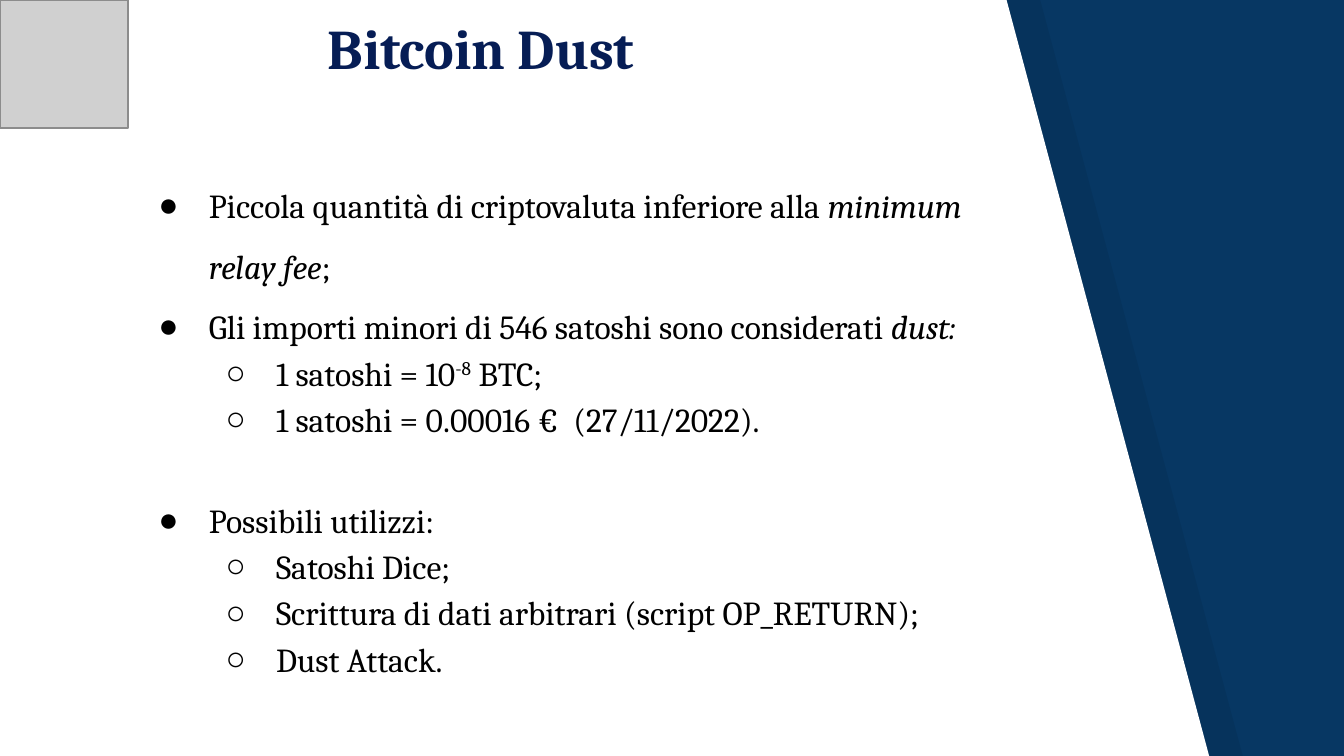
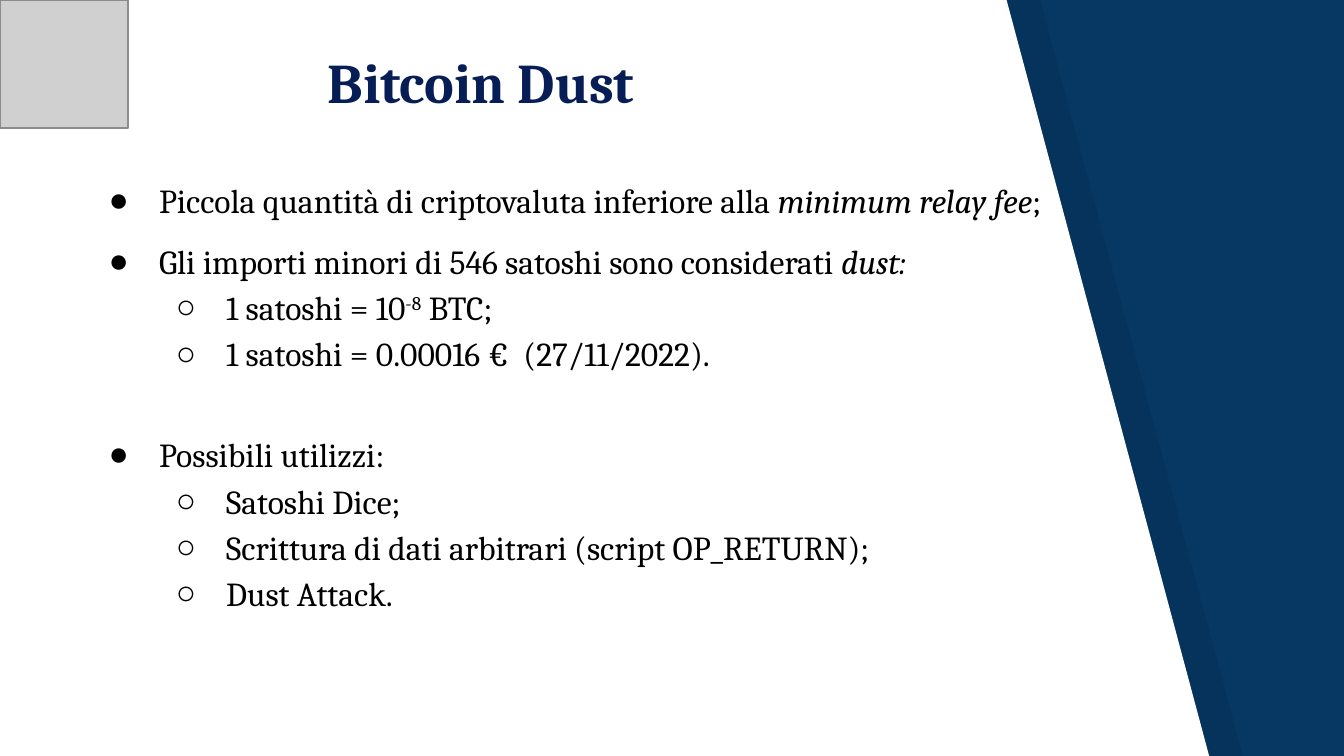
Before and after one commit to JacopoRaffi/Dust_Attack_Analysis, a slide deck: slide 5 of Dust Attack .pptx. Drawn at 1344x756 pixels with LibreOffice and Linux fonts; fonts in the diff are those of the drawing; grey boxes stand for pictures. Boxes give left, top, right and bottom in pixels: in the first picture for what was removed or moved away, otherwise in the second. Text is boxed around its words. In the diff, an @@ line names an element or a change of style, - is before the commit and + after.

```diff
--- a/Dust Attack .pptx
+++ b/Dust Attack .pptx
@@ title "Bitcoin Dust": place and size @@
-title "Bitcoin Dust" at (328,30,635,70)
+title "Bitcoin Dust" at (328,64,635,104)
@@ text "Piccola quantità di criptovaluta inferiore ..." rewrapped from (209,194,962,673) to (159,189,1041,607) @@
```
Also in this commit, not shown: 16 other slides changed, 1 other file.
